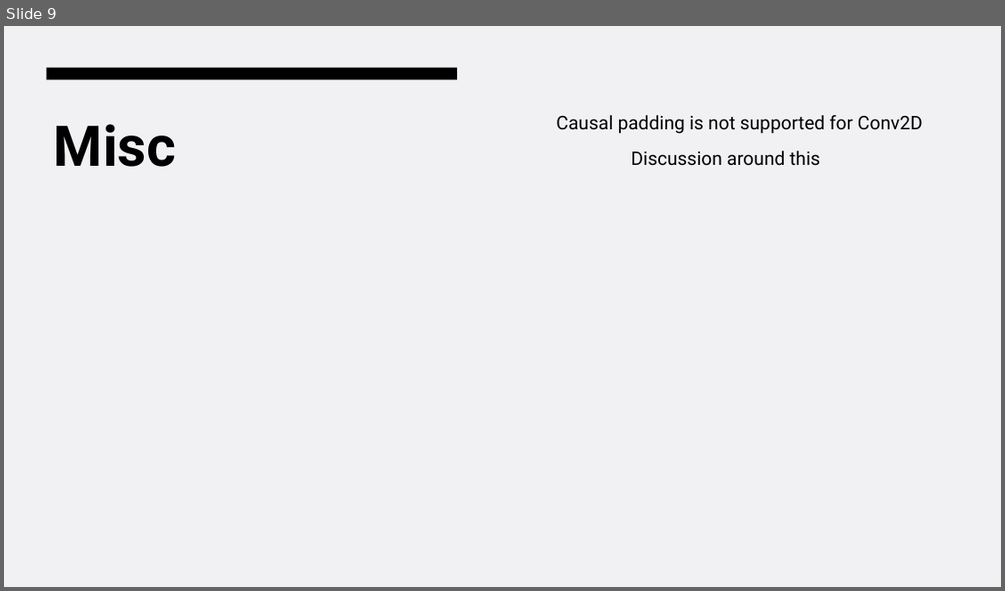
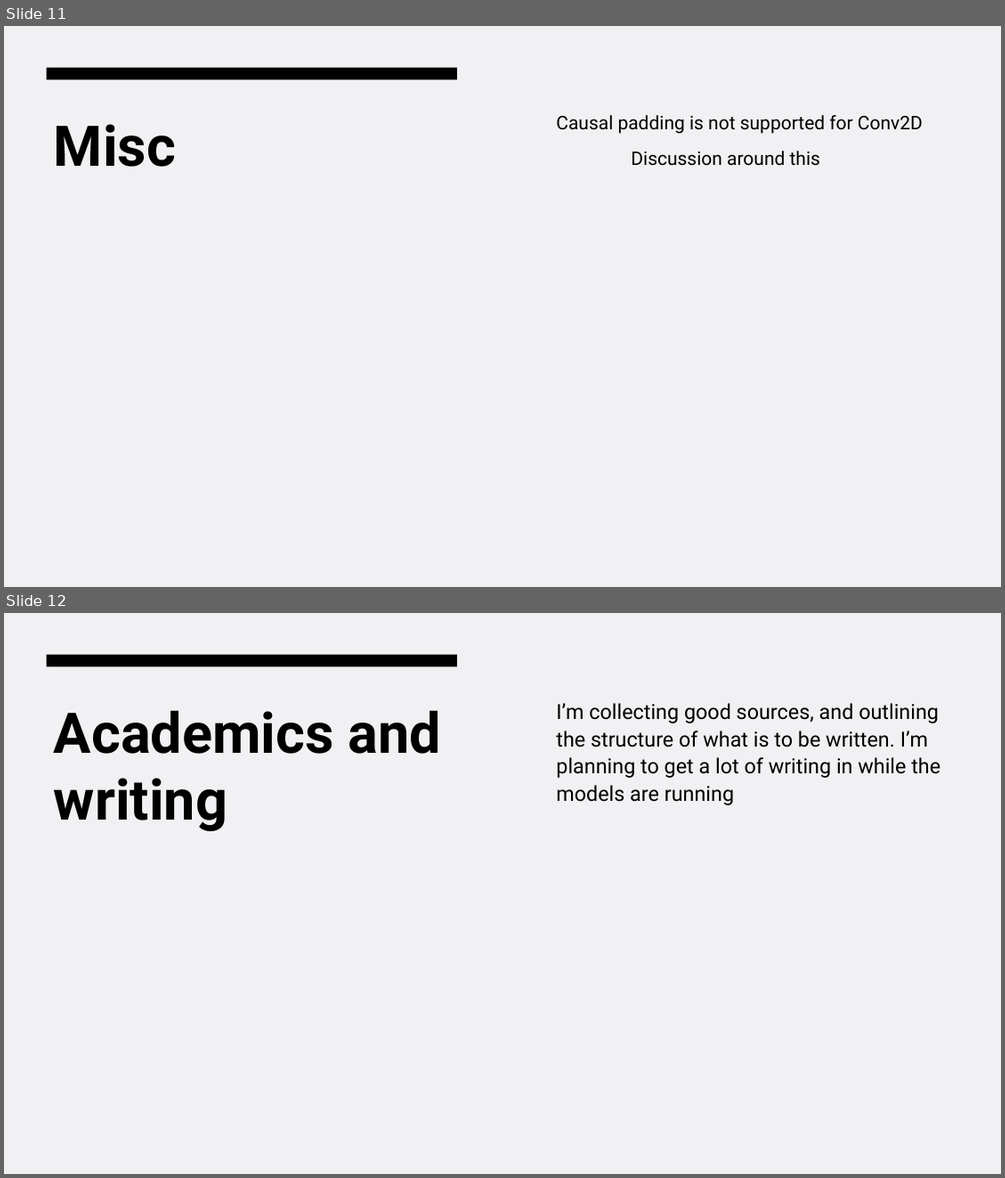
Before and after one commit to sjurmsc/MSC2023, a slide deck: Meeting Presentations/06.10.2022_General_meeting.pptx. Shown one above the other, each under a label of ours: slide 9 before the commit, slides 11 and 12 after it. The pictures are 1005x591 and 1005x1178 pixels, drawn with LibreOffice and Linux fonts; fonts in the diff are those of the drawing. Boxes give left, top, right and bottom in pixels: in the first picture for what was removed or moved away, otherwise in the second. Text is boxed around its words. In the diff, an @@ line names an element or a change of style, - is before the commit and + after.

```diff
--- a/Meeting Presentations/06.10.2022_General_meeting.pptx
+++ b/Meeting Presentations/06.10.2022_General_meeting.pptx
@@ slide 12 added at [4,613,1001,1174], background #F1F0F3; not listed: 1 template element that a slide beside it also shows @@
@@ title added at [54,710,442,831], 54 pt, text #000000, bold @@
+Academics and writing
@@ text added at [556,703,940,805], 20 pt, text #000000 @@
+I’m collecting good sources, and outlining the structure of what is to be written. I’m planning to get a lot of writing in while the models are running
@@ what was slide 9 is now slide 11 @@
```
Also in this commit, not shown: 3 slides changed, 4 other slides added.
